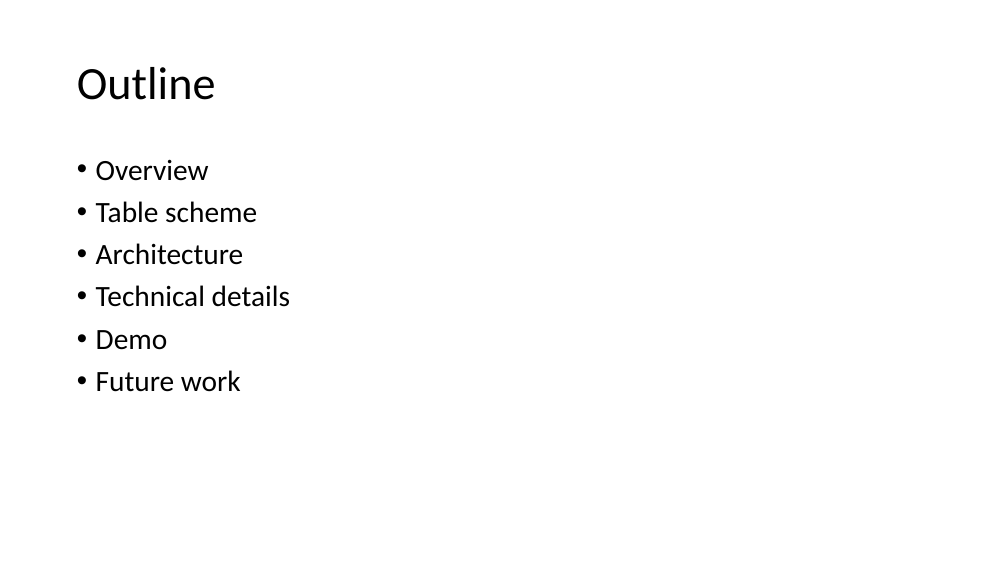
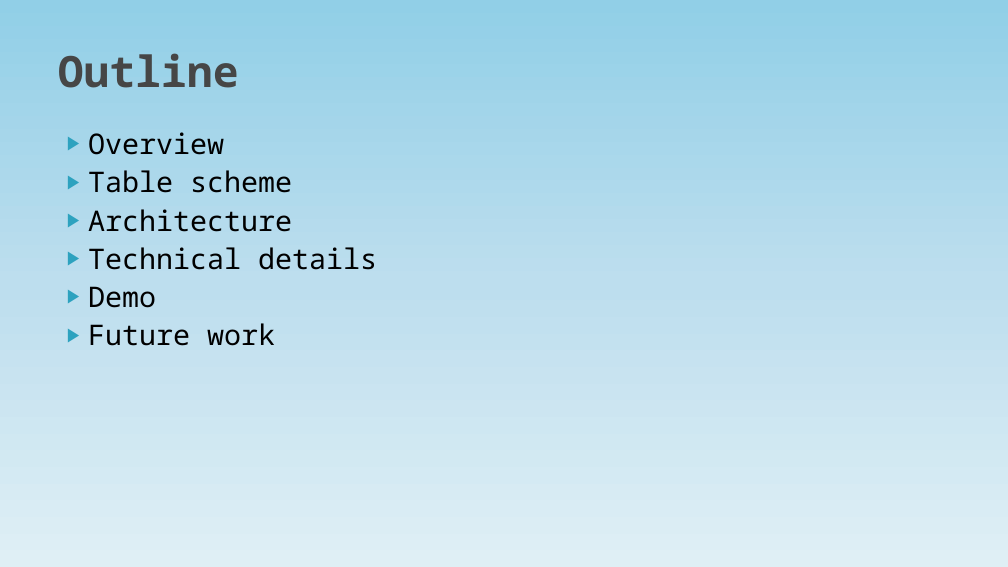
Before and after one commit to nieyan0723/YFTS, a slide deck: slide 2 of TableScheme/YahooFinance.pptx. Drawn at 1008x567 pixels with LibreOffice and Linux fonts; fonts in the diff are those of the drawing. Boxes give left, top, right and bottom in pixels: in the first picture for what was removed or moved away, otherwise in the second. Text is boxed around its words. In the diff, an @@ line names an element or a change of style, - is before the commit and + after.

```diff
--- a/TableScheme/YahooFinance.pptx
+++ b/TableScheme/YahooFinance.pptx
@@ background #FFFFFF to gradient #92CFE8 to #BDE0EF to #DFEFF6 @@
@@ title "Outline" moved from (x1=77, y1=67, x2=216, y2=100) to (x1=58, y1=53, x2=239, y2=88) @@
@@ title "Outline" at (x1=58, y1=53, x2=239, y2=88): size 44 to 41 pt, font Calibri to Noto Sans Mono, text colour #000000 to #464646, bold on; line spacing 0.9 to 1 @@
@@ text "Overview" moved from (x1=96, y1=159, x2=290, y2=392) to (x1=88, y1=132, x2=377, y2=346) @@
@@ text "Overview" at (x1=88, y1=132, x2=377, y2=346): size 28 to 27 pt, font Calibri to Noto Sans Mono; bullet • to ▶; line spacing 0.9 to 1; less space between paragraphs @@
```
Also in this commit, not shown: 8 other slides changed.
